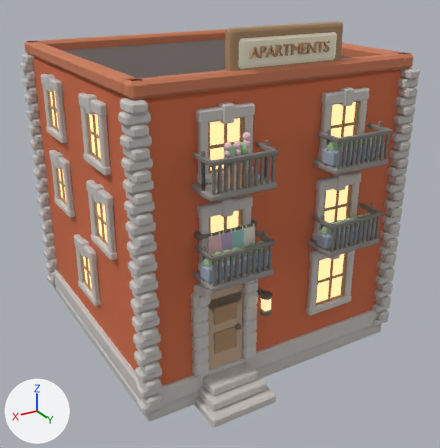
One commit to the glTF model assets/models/02-apartment-building/02-apartment-building.glb: the scene before it, then after it.
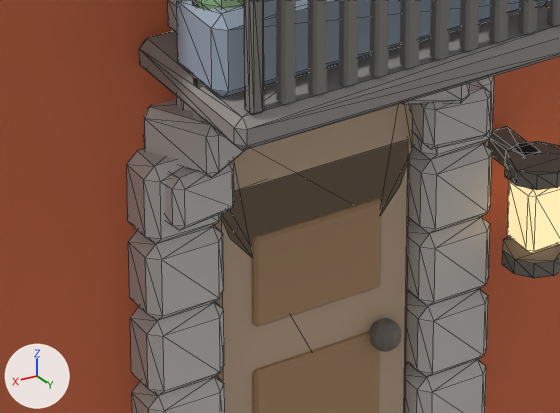
Each version is shown whole from a 50 mm lens placed at (3.26, 5.74, 4.0), pointed at (0.03, 0.36, 1.31), then close up on the part from 38% to 61% of the width and 59% to 76% of the height. Arrows for +X, +Y and +Z are at lower left; the lights stay in place. The last two pictures show the newer version. The close-ups show mesh edges as thin lines. Where no turn or scale is listed for an object, it has been applied to the vertices. Vertices at exactly the same position are counted once.

In view in the first close-up: 'Balc_slab_0.65_1.75', 'Door_arch', 'Door_jamb_-1_2', 'Door_jamb_-1_3', 'Door_jamb_-1_4', 'Door_jamb_1_3', 'Door_jamb_1_4', 'Door_leaf', 'Door_panel_0.3', 'Door_panel_0.6', 'Planter_0.65_1.75', 'Voussoir_0', 'Voussoir_1', 'Voussoir_8', 'Walls' and 26 more.
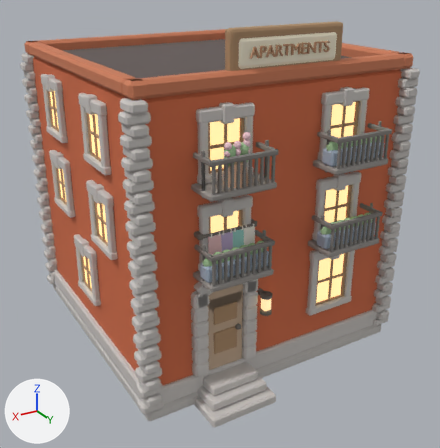
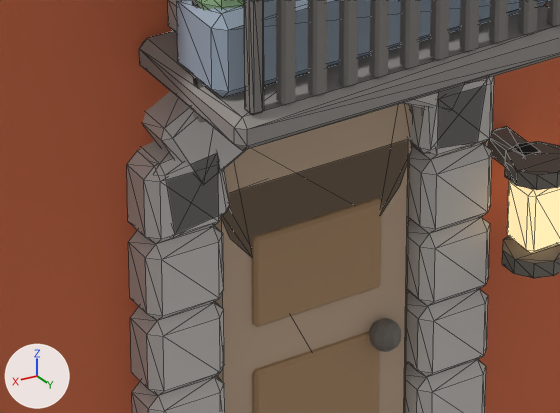
Boxes [x1, y1, x2, y2] around the edits, measured in the close-ups (560 x 413 px):
'Voussoir_1', reshaped (16% taller)
    before: [144, 99, 245, 178]
    after: [143, 91, 247, 183]
'Voussoir_0', reshaped
    before: [165, 163, 234, 230]
    after: [140, 141, 230, 235]
'Voussoir_8', reshaped (13% taller)
    before: [409, 82, 491, 149]
    after: [409, 78, 488, 154]
'Door_jamb_-1_5', unchanged, uncovered by the edit
    both: [412, 76, 494, 160]

What changed in the scene script:
```text
Change me_cube_519:
    used by ob_voussoir_0; location = (0.912, 1.48, 1.177)
    remove me_cube_519.from_pydata(...)  # 24 vertices, 44 faces; spans x -0.073..0.073, y -0.081..0.081, z -0.05..0.05
    add me_cube_519.from_pydata(...)  # 24 vertices, 44 faces; spans x -0.073..0.073, y -0.05..0.05, z -0.081..0.081
    me_cube_519 part 1: 24 of 24 vertices moved; they spanned x -0.073..0.073, y -0.081..0.081, z -0.05..0.05 and now span x -0.073..0.073, y -0.05..0.05, z -0.081..0.081; mean shift (0.0, 0.0, 0.0)
Change me_cube_520:
    used by ob_voussoir_1; location = (0.883, 1.48, 1.266)
    remove me_cube_520.from_pydata(...)  # 24 vertices, 44 faces; spans x -0.086..0.086, y -0.09..0.09, z -0.05..0.05
    add me_cube_520.from_pydata(...)  # 24 vertices, 44 faces; spans x -0.086..0.086, y -0.05..0.05, z -0.09..0.09
    me_cube_520 part 2: 24 of 24 vertices moved; they spanned x -0.086..0.086, y -0.09..0.09, z -0.05..0.05 and now span x -0.086..0.086, y -0.05..0.05, z -0.09..0.09; mean shift (0.0, 0.0, 0.0)
Change me_cube_527:
    used by ob_voussoir_8; location = (0.388, 1.48, 1.177)
    remove me_cube_527.from_pydata(...)  # 24 vertices, 44 faces; spans x -0.073..0.073, y -0.081..0.081, z -0.05..0.05
    add me_cube_527.from_pydata(...)  # 24 vertices, 44 faces; spans x -0.073..0.073, y -0.05..0.05, z -0.081..0.081
    me_cube_527 part 3: 24 of 24 vertices moved; they spanned x -0.073..0.073, y -0.081..0.081, z -0.05..0.05 and now span x -0.073..0.073, y -0.05..0.05, z -0.081..0.081; mean shift (0.0, 0.0, 0.0)
```
